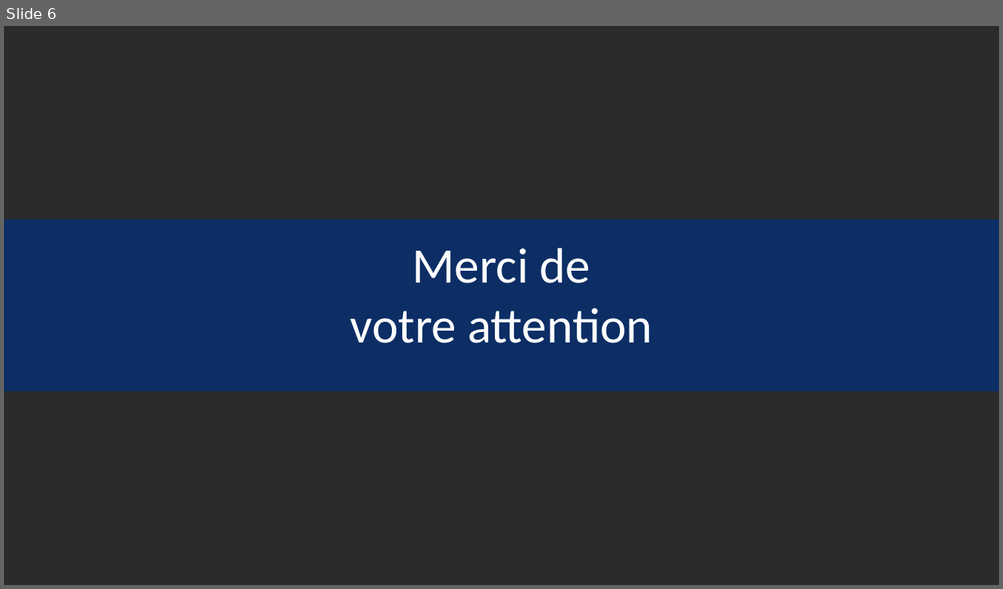
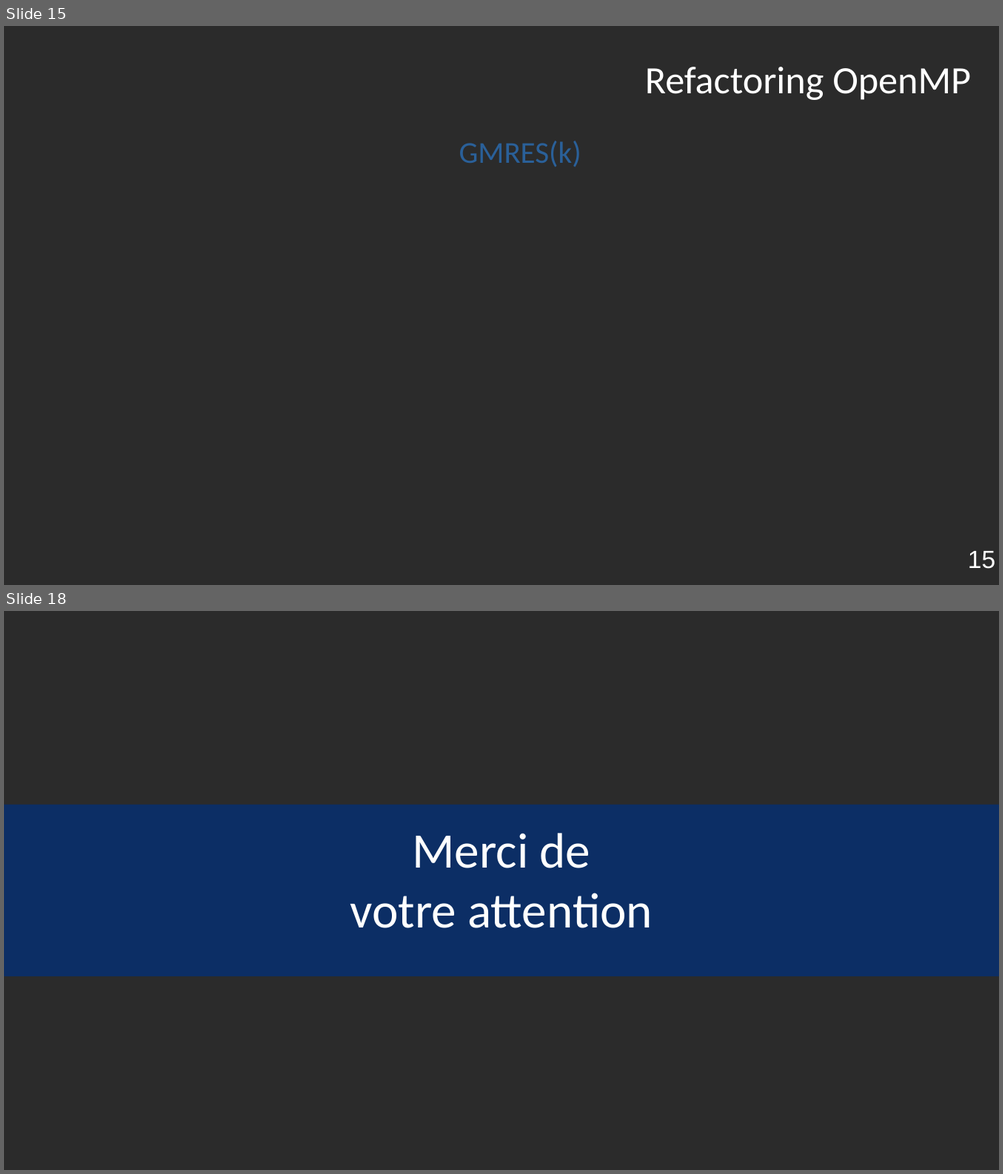
Before and after one commit to Robin-Cazalbou/Stage_M1_Miniapp, a slide deck: Présentation_Orale_stage/Présentation_orale_stage_CAZALBOU_Robin.odp. Shown one above the other, each under a label of ours: slide 6 before the commit, slides 15 and 18 after it; the slides between them are not shown. The pictures are 1003x589 and 1003x1174 pixels, drawn with LibreOffice and Linux fonts; fonts in the diff are those of the drawing; background and template pictures are left out; a plain dark background stands for a picture behind light text. Boxes give left, top, right and bottom in pixels: in the first picture for what was removed or moved away, otherwise in the second. Text is boxed around its words. In the diff, an @@ line names an element or a change of style, - is before the commit and + after.

Commit message:
MàJ diaporama : Scalasca, génie logiciel, comparaison Xyce/miniXyce
Il manque l'explication des deux optimisations MPI ainsi que le refactoring OpenMP.

```diff
--- a/Présentation_Orale_stage/Présentation_orale_stage_CAZALBOU_Robin.odp
+++ b/Présentation_Orale_stage/Présentation_orale_stage_CAZALBOU_Robin.odp
@@ slide 15 added at (x1=4, y1=26, x2=999, y2=585), background picture (left out) @@
@@ title added at (x1=645, y1=67, x2=970, y2=100), 28 pt, text #FFFFFF @@
+Refactoring OpenMP
@@ text added at (x1=459, y1=141, x2=581, y2=167), 22 pt, text #2A6099 @@
+GMRES(k)
@@ page number added at (x1=967, y1=551, x2=995, y2=569), 18 pt, text #FFFFFF @@
+15
@@ what was slide 6 is now slide 18 @@
```
Also in this commit, not shown: 2 slides changed, 12 other slides added, 1 slide removed.
